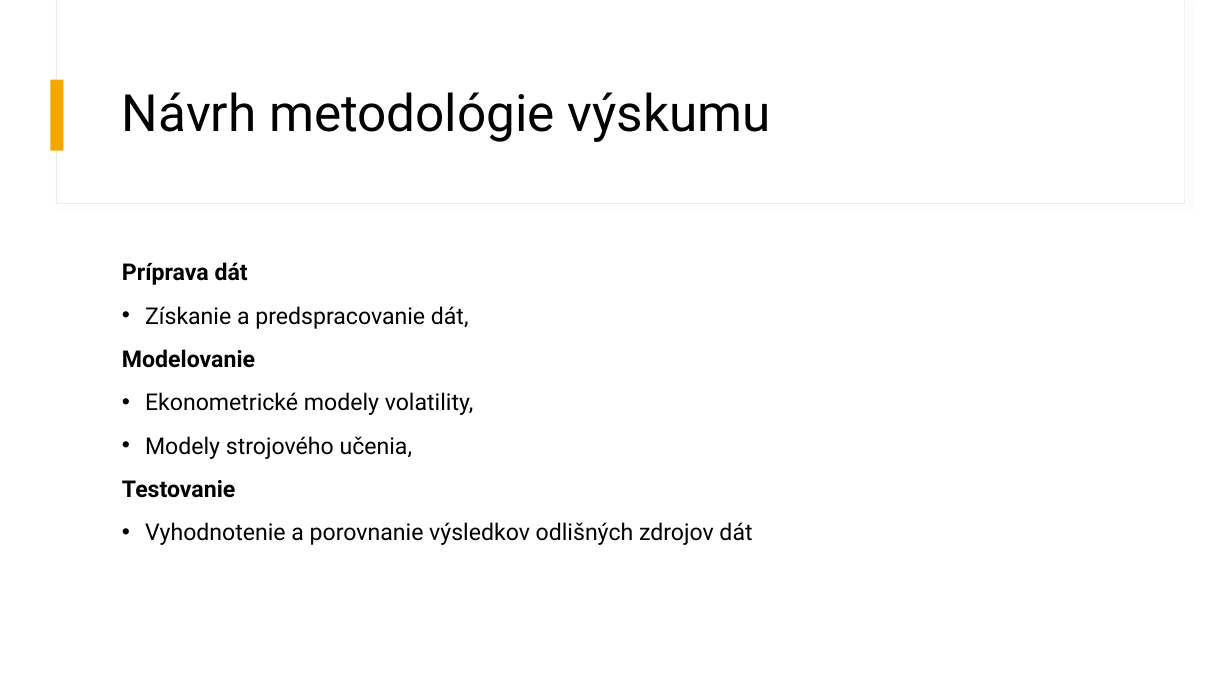
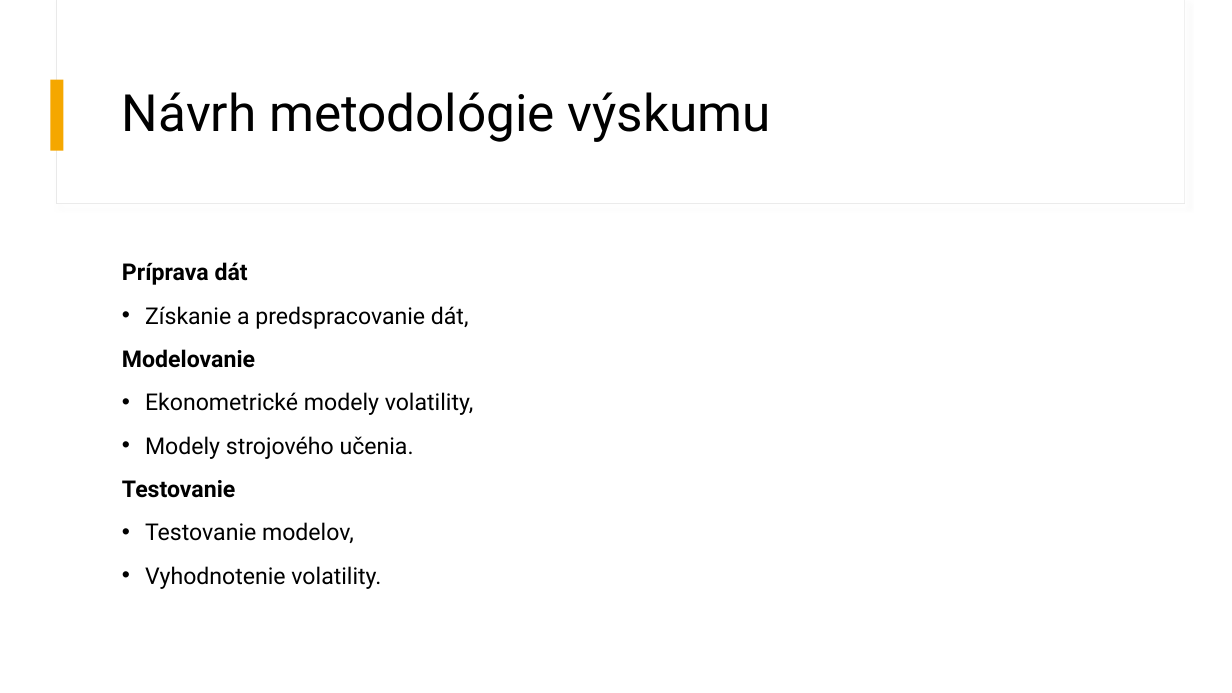
Before and after one commit to MatejLuzak/Identification-of-Patterns-of-Stock-Market-Volatility-in-the-USA-China-and-Europe-Using-AI-Methods, a slide deck: slide 5 of Identifikácia vzorov v časových radoch pre komparáciu volatility.pptx. Drawn at 1232x693 pixels with LibreOffice and Linux fonts; fonts in the diff are those of the drawing. Boxes give left, top, right and bottom in pixels: in the first picture for what was removed or moved away, otherwise in the second. Text is boxed around its words. In the diff, an @@ line names an element or a change of style, - is before the commit and + after.

```diff
--- a/Identifikácia vzorov v časových radoch pre komparáciu volatility.pptx
+++ b/Identifikácia vzorov v časových radoch pre komparáciu volatility.pptx
@@ text at <box>145,436,414,459</box>: text changed @@
-• Modely strojového učenia,
+• Modely strojového učenia.
@@ text at <box>145,522,381,589</box>: text changed @@
-• Vyhodnotenie a porovnanie výsledkov odlišných zdrojov dát
+• Testovanie modelov,
+• Vyhodnotenie volatility.
```
Also in this commit, not shown: 2 other slides changed, 1 other file.
